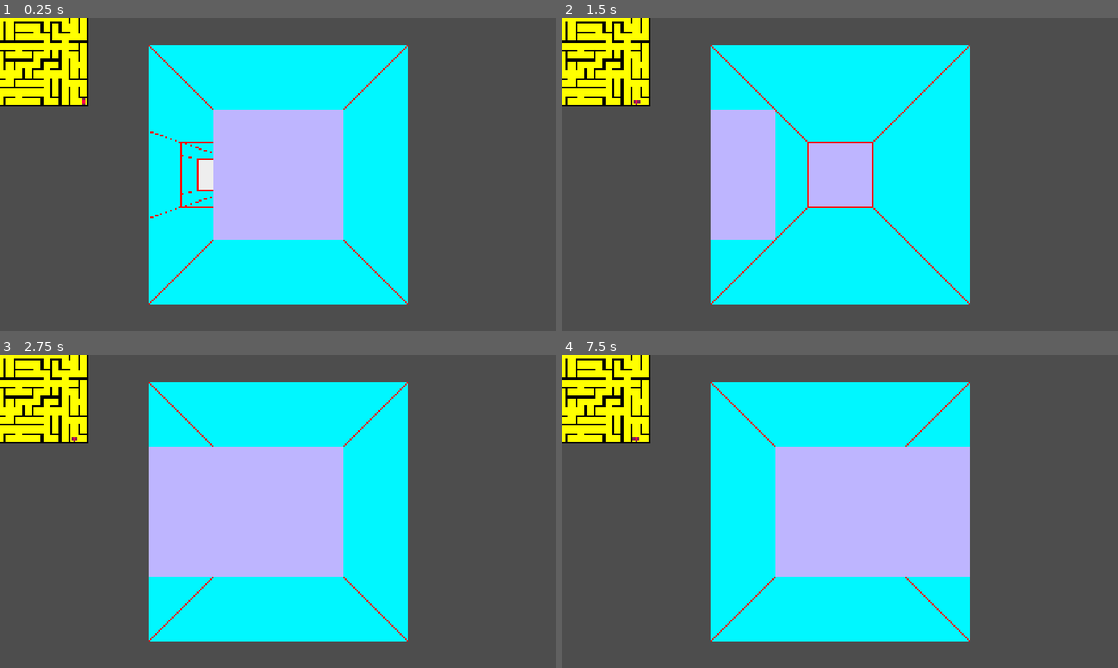
Above: before the commit, frames 1-4 (two rows, left to right).
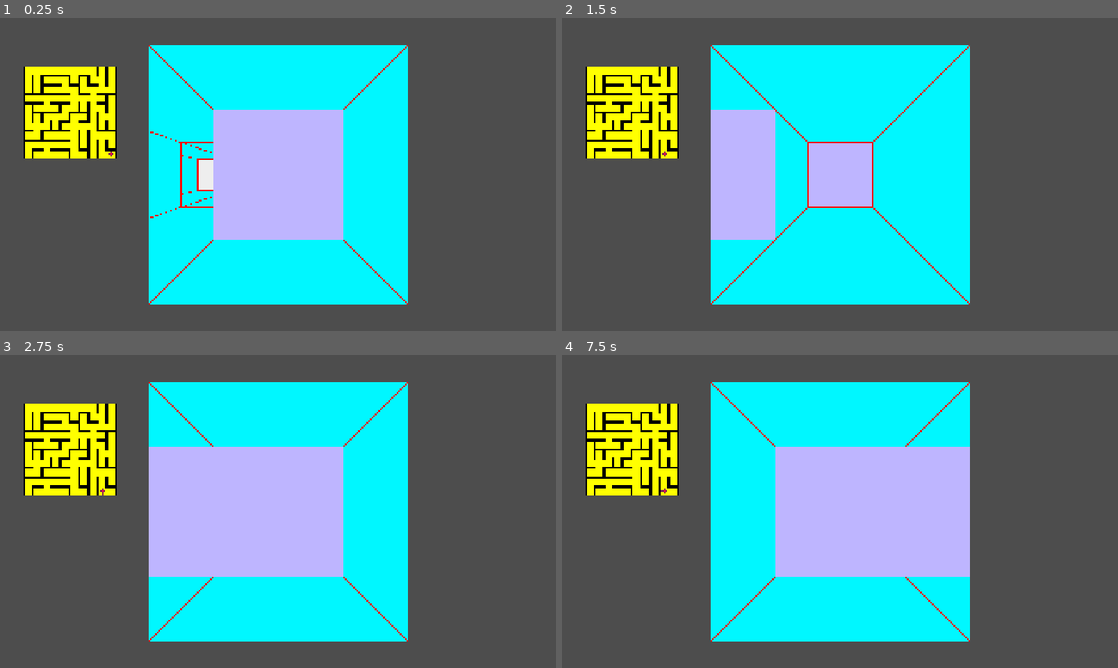
Above: after the commit, the same moments.

Repository: sym-z/arm-to-the-teeth
Game: Godot game, scene res://scenes/testing_level/testing_level.tscn
Same seed, same stepped clock (60 frames per second), same inputs: the game is played once before the commit and once after it. The project has no main scene, so this scene is started directly.
Inputs:
- Up to frame 1 (0.25 s): no input
- Up to frame 2 (1.5 s): tap Enter at 0.5 s; hold D (turn_right) 0.53-1.28 s; tap Space at 1.25 s; hold S (move_back) from 1.28 s (still down)
- Up to frame 3 (2.75 s): tap Enter at 2 s; release S (move_back) at 2.03 s; hold D (turn_right) from 2.03 s (still down)
- Up to frame 4 (7.5 s): tap Space at 2.75, 4.25 s; release D (turn_right) at 2.78 s; hold W (move_forward) 2.78-3.53 s; tap Enter at 3.5 s; hold A (turn_left) 3.53-5.03 s; hold S (move_back) 5.03-5.78 s; hold D (turn_right) 5.78-6.53 s; hold W (move_forward) 6.53-7.28 s; hold D (turn_right) from 7.28 s (still down)

The runs differ from the first frame. In frame 1, 7.0% of the frame differs, in the area x 0-21%, y 0-45%; in frame 2, 7.0%; in frame 3, 7.0%; in frame 4, 7.0%.

Commit message:
debug map added and tested. merging

Diff:
--- a/src/prefabs/map/map.gd
+++ b/src/prefabs/map/map.gd
@@ -8,8 +8,11 @@
 ## Used to ensure visualization after computation
 signal map_generated
 func _ready():
-	create_map(rows,cols)
-	generate_maze()
+	if Globals.debug == false:
+		create_map(rows,cols)
+		generate_maze()
+	else:
+		create_debug_map(rows,cols)
 	#print_map()
 
 ## Initialize Dictionary for world map
@@ -19,6 +22,46 @@
 			var curr_cell = Cell.new()
 			curr_cell.position = Vector2i(j,i)
 			world_map[curr_cell.position] = curr_cell
+
+func create_debug_map(row, col):
+	# Remember to send map generated signal
+	# Creates a map with walls around the boundaries, with a single pillar in the middle
+	var center_loc : Vector2i = Vector2i(row/2,col/2)
+	var left_loc : Vector2i = Vector2i(center_loc.x-1,center_loc.y)
+	var right_loc : Vector2i = Vector2i(center_loc.x+1,center_loc.y)
+	var up_loc : Vector2i = Vector2i(center_loc.x,center_loc.y-1)
+	var down_loc : Vector2i = Vector2i(center_loc.x,center_loc.y+1)
+	for i in range(row):
+		for j in range(col):
+			var curr_cell = Cell.new()
+			curr_cell.e_wall = false
+			curr_cell.w_wall = false
+			curr_cell.n_wall = false
+			curr_cell.s_wall = false
+			curr_cell.position = Vector2i(j,i)
+			if curr_cell.position == center_loc:
+				curr_cell.e_wall = true
+				curr_cell.w_wall = true
+				curr_cell.n_wall = true
+				curr_cell.s_wall = true
+			elif curr_cell.position == left_loc:
+				curr_cell.e_wall = true
+			elif curr_cell.position == right_loc:
+				curr_cell.w_wall = true
+			elif curr_cell.position == up_loc:
+				curr_cell.s_wall = true
+			elif curr_cell.position == down_loc:
+				curr_cell.n_wall = true
+			if curr_cell.position.y == 0:
+				curr_cell.n_wall = true
+			if curr_cell.position.y == row-1:
+				curr_cell.s_wall = true
+			if curr_cell.position.x == 0:
+				curr_cell.w_wall = true
+			if curr_cell.position.x == col-1:
+				curr_cell.e_wall = true
+			world_map[curr_cell.position] = curr_cell
+	map_generated.emit()
 
 #region Printing Functions
 func print_map():
--- a/src/scenes/testing_level/testing_level.tscn
+++ b/src/scenes/testing_level/testing_level.tscn
@@ -13,6 +13,7 @@
 [node name="Map" parent="." instance=ExtResource("1_634d8")]
 
 [node name="Debug Visualizer" parent="." node_paths=PackedStringArray("player", "map_node") instance=ExtResource("2_tt45j")]
+position = Vector2(96, 181)
 scale = Vector2(4, 4)
 player = NodePath("../Player")
 map_node = NodePath("../Map")
--- a/src/scripts/globals.gd
+++ b/src/scripts/globals.gd
@@ -1,4 +1,6 @@
 extends Node
+
+var debug : bool = false
 
 const NORTH : int = 8
 const SOUTH : int = 4
Not shown, changed: docs/DEVLOG.md
Not shown, changed: docs/TODO.md
